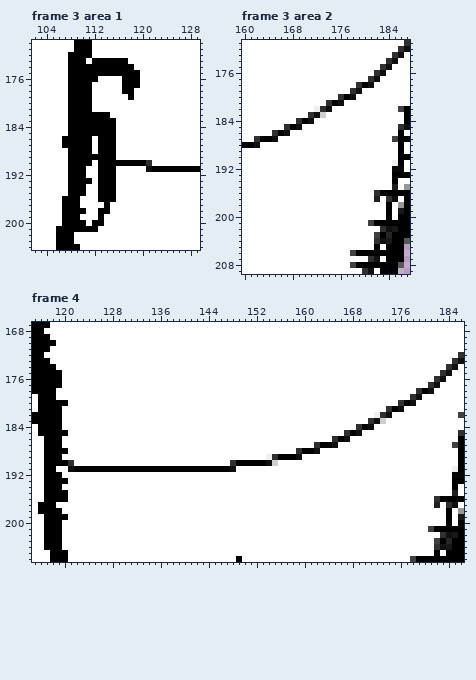
One commit to this pixel-art file: done/fat_guy_run.aseprite. That is the earlier state.
251x285 pixels, 17 frames. Colours within 5 levels of each other are drawn and written as one. Shown: frame 3 area 1: x 102..129, y 170..204; frame 3 area 2: x 160..187, y 171..209; frame 4: x 115..186, y 167..206. The commit also changed other frames or places, which this record leaves out.
The same view after the edit:
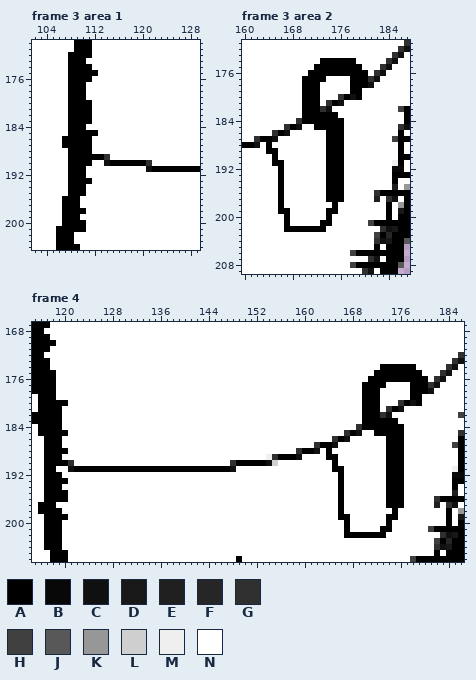
Palette (. is transparent): A #000000  B #080808  C #101010  D #181818  E #202020  F #262626  G #303030  H #404040  J #585858  K #979797  L #cfcfcf  M #efefef  N #ffffff
What changed:
Frame 3 area 1, layer "hook":
y 173: x 112..117 AAAAAA -> NNNNNN
y 174: x 112..118 AAAAAAA -> NNNNNNN
y 175: x 113..119 AAAAAAA -> NNNNNNN
y 176: x 112 A -> N; x 117..119 AAA -> NNN
y 177: x 111 A -> N; x 117..119 AAA -> NNN
y 178: x 111 A -> N; x 117..118 AA -> NN
y 179: x 111 A -> N; x 118 A -> N
y 182: x 112..114 AAA -> NNN
y 183: x 112..115 AAAA -> NNNN
y 184: x 111..115 AAAAA -> NNNNN
y 185..188: x 113..115 AAA -> NNN
y 189: x 114..115 AA -> GN
y 190: x 113..114 AA -> NC
y 191..196: x 113..115 AAA -> NNN
y 197: x 114 A -> N
y 198: x 113..114 AA -> NN
y 199: x 113 A -> N
y 200: x 112..113 AA -> NN
y 201: x 111..112 AA -> NN
Frame 3 area 2, layer "hook":
y 174: x 173..178 NNNNNN -> AAAAAA
y 175: x 172..179 NNNNNNNN -> AAAAAAAA
y 176: x 171..180 NNNNNNNNNN -> AAAAAAAAAA
y 177: x 170..173 NNNN -> AAAA; x 178..180 NNN -> AAA
y 178: x 170..172 NNN -> AAA; x 178..179 NG -> AA
y 179: x 170..172 NNN -> AAA; x 178..179 GC -> AA
y 180: x 170..172 NNN -> AAA; x 179 N -> A
y 181: x 170..172 NNN -> AAA
y 182: x 170..172 NNM -> AAA
y 183: x 170..175 NGCLNN -> AAAAAA
y 184: x 171..176 CNNNNN -> AAAAAA
y 185: x 172..176 NNNNN -> AAAAA
y 186..187: x 174..176 NNN -> AAA
y 188: x 164 N -> A; x 174..176 NNN -> AAA
y 189: x 164..165 NN -> AA; x 174..176 NNN -> AAA
y 190: x 165 N -> A; x 174..176 NNN -> AAA
y 191: x 165..166 NN -> AA; x 174..176 NNN -> AAA
y 192..197: x 166 N -> A; x 174..176 NNN -> AAA
y 198: x 166 N -> A; x 175 N -> A
y 199: x 166..167 NN -> AA; x 174..175 NN -> AA
y 200: x 167 N -> A; x 174 N -> A
y 201: x 167 N -> A; x 173..174 NN -> AA
y 202: x 167..173 NNNNNNN -> AAAAAAA
Frame 4, layer "hook":
y 174: x 118 A -> N; x 173..178 NNNNNN -> AAAAAA
y 175: x 119 A -> N; x 172..179 NNNNNNNN -> AAAAAAAA
y 176: x 119 A -> N; x 171..180 NNNNNNNNNN -> AAAAAAAAAA
y 177: x 119 A -> N; x 170..173 NNNN -> AAAA; x 178..180 NNN -> AAA
y 178: x 170..172 NNN -> AAA; x 178..179 NG -> AA
y 179: x 170..172 NNN -> AAA; x 178..179 GC -> AA
y 180: x 170..172 NNN -> AAA; x 179 N -> A
y 181: x 170..172 NNN -> AAA
y 182: x 170..172 NNM -> AAA
y 183: x 170..175 NGCLNN -> AAAAAA
y 184: x 171..176 CNNNNN -> AAAAAA
y 185: x 172..176 NNNNN -> AAAAA
y 186..187: x 174..176 NNN -> AAA
y 188: x 164 N -> A; x 174..176 NNN -> AAA
y 189: x 164..165 NN -> AA; x 174..176 NNN -> AAA
y 190: x 165 N -> A; x 174..176 NNN -> AAA
y 191: x 165..166 NN -> AA; x 174..176 NNN -> AAA
y 192..197: x 166 N -> A; x 174..176 NNN -> AAA
y 198: x 166 N -> A; x 175 N -> A
y 199: x 166..167 NN -> AA; x 174..175 NN -> AA
y 200: x 167 N -> A; x 174 N -> A
y 201: x 167 N -> A; x 173..174 NN -> AA
y 202: x 167..173 NNNNNNN -> AAAAAAA
Changed places in both pictures, as pixel boxes (x1, y1, x2, y2):
changed: (86, 58, 140, 232)
changed: (266, 58, 368, 232)
changed: (50, 364, 62, 388)
changed: (326, 364, 428, 538)
